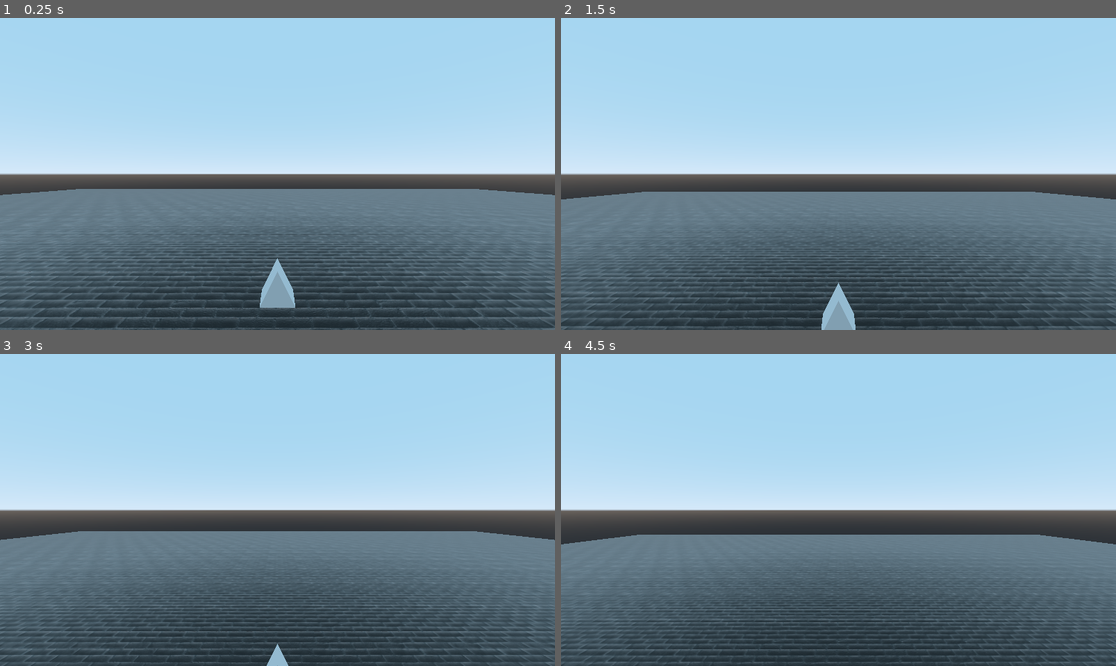
Above: before the commit, frames 1-4 (two rows, left to right).
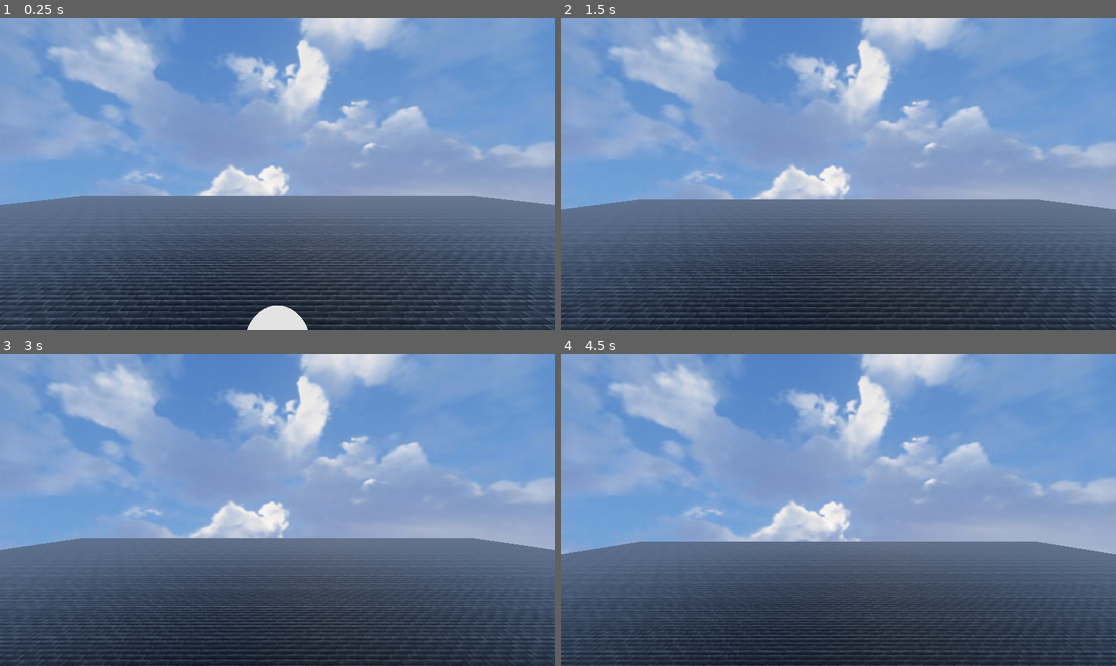
Above: after the commit, the same moments.

Repository: PandaPalumbo/GalacticWarfare
Game: Godot game, scene res://World.tscn
Two runs of this game, one before a commit and one after it. Both use one fixed random seed, a clock stepped at 60 frames per second and the inputs below.
Inputs (mouse positions are in pixels of both pictures, inside the frame that each line leads up to):
- Up to frame 1 (0.25 s): no input
- Up to frame 2 (1.5 s): tap Enter at 0.5 s; move the mouse to (960, 158) at 0.52 s; hold Right (ui_right) 0.53-1.28 s; hold R (rotate) 0.53-1.28 s; click (960, 158) at 0.67 s; tap Space (move_up) at 1.25 s; move the mouse to (727, 189) at 1.27 s; hold Down (ui_down) from 1.28 s (still down); tap M (moveUnit) at 1.35 s; click (727, 189) at 1.42 s
- Up to frame 3 (3 s): tap R (rotate) at 1.55, 2.85 s; tap Enter at 2 s; move the mouse to (333, 441) at 2.02 s; release Down (ui_down) at 2.03 s; hold Right (ui_right) 2.03-2.78 s; hold R (rotate) 2.03-2.78 s; click (333, 441) at 2.17 s; tap Space (move_up) at 2.75 s; move the mouse to (249, 572) at 2.77 s; hold Up (ui_up) from 2.78 s (still down); click (249, 572) at 2.92 s
- Up to frame 4 (4.5 s): tap Enter at 3.5 s; move the mouse to (1005, 556) at 3.52 s; release Up (ui_up) at 3.53 s; hold M (moveUnit) 3.53-4.28 s; hold Left (ui_left) from 3.53 s (still down); click (1005, 556) at 3.67 s; tap R (rotate) at 3.8, 4.35 s; tap Space (move_up) at 4.25 s; move the mouse to (672, 463) at 4.27 s; click (672, 463) at 4.42 s

The runs differ from the first frame. In frame 1, 71% of the frame differs, in the area x 0-100%, y 0-100%; in frame 2, 70%; in frame 3, 70%; in frame 4, 71%.
Error after the commit: Parse Error: Variable "Time" shadows a native class. (res://scripts/DrawLine3D.gd:7)

Commit message:
sphere outline of object on ground when selected

Diff:
--- a/Unit.gd
+++ b/Unit.gd
@@ -11,7 +11,7 @@
 var camera
 const ray_length = 1000
 var originOnSelect
-var moveDistance = 10
+var moveDistance = 6
 
 
 func _ready():
@@ -45,21 +45,22 @@
 
 func handleHighlight():
 	if isHighlighted and !canMove:
-		var children = $Unit.get_children()
+		var children = $CollisionShape/Unit.get_children()
 		for child in children:
 			if child.name == 'outline':
-				$Unit.remove_child(child)
+				$CollisionShape/Unit.remove_child(child)
 				isHighlighted = false
 	else:
 		originOnSelect = global_transform.origin
-		var mesh_outline = $Unit.mesh.create_outline(0.02)
+		var mesh_outline = $CollisionShape/Unit.mesh.create_outline(0.02)
 		var Outline = MeshInstance.new()
 		Outline.name = 'outline'
-		$Unit.add_child(Outline)
+		$CollisionShape/Unit.add_child(Outline)
 		Outline.set_mesh(mesh_outline)
 		var highlightMaterial = load("res://materials/highlight.tres")
 		Outline.set_surface_material(0, highlightMaterial)
 		isHighlighted = true
+		drawMovementArea()
 
 func handleRotation(event):
 	if isHighlighted:
@@ -92,6 +93,25 @@
 				var hit = space_state.intersect_ray(from, to)
 				if hit.size() != 0:
 					var resultPos = Vector3(hit.position.x, global_transform.origin.y, hit.position.z)
-					global_transform.origin = resultPos
 					var distance = originOnSelect.distance_to(resultPos)
+					var distanceRay = space_state.intersect_ray(originOnSelect, resultPos)
+					if distance <= 6:
+						global_transform.origin = resultPos
+
+#					DrawLine3d.DrawLine(originOnSelect, resultPos, Color(1,0,0), 2)
 					print("Distance: %s" % [distance])
+
+
+func drawMovementArea():
+	var area = MeshInstance.new()
+	var sphere = SphereMesh.new()
+	sphere.radius = 8
+	sphere.height = .001
+	sphere = sphere.create_outline(0.02)
+	area.mesh = sphere
+
+	self.get_parent().add_child(area)
+	area.global_transform.origin = $CollisionShape/Unit.global_transform.origin
+	area.global_transform.origin.y -= 0.20
+	var highlightMaterial = load("res://materials/highlight.tres")
+	area.set_surface_material(0, highlightMaterial)
--- a/World.tscn
+++ b/World.tscn
@@ -1,7 +1,8 @@
-[gd_scene load_steps=11 format=2]
+[gd_scene load_steps=14 format=2]
 
 [ext_resource path="res://materials/brickOrange/brick.tres" type="Material" id=1]
 [ext_resource path="res://scripts/Player.gd" type="Script" id=2]
+[ext_resource path="res://Screenshots/_0003_AllSkyFree_Screen_06.jpg" type="Texture" id=3]
 [ext_resource path="res://Unit.gd" type="Script" id=4]
 
 [sub_resource type="SphereShape" id=1]
@@ -14,18 +15,42 @@
 
 [sub_resource type="CubeMesh" id=4]
 
-[sub_resource type="BoxShape" id=7]
+[sub_resource type="BoxShape" id=5]
 extents = Vector3( 0.215265, 0.213395, 0.223039 )
 
-[sub_resource type="PrismMesh" id=5]
-size = Vector3( 0.5, 0.5, 0.5 )
+[sub_resource type="SphereMesh" id=10]
 
-[sub_resource type="SpatialMaterial" id=6]
+[sub_resource type="SpatialMaterial" id=7]
+
+[sub_resource type="PanoramaSky" id=8]
+radiance_size = 0
+panorama = ExtResource( 3 )
+
+[sub_resource type="Environment" id=9]
+background_mode = 2
+background_sky = SubResource( 8 )
+background_color = Color( 0.466667, 0.121569, 0.121569, 1 )
+ambient_light_color = Color( 1, 1, 1, 1 )
+ambient_light_energy = 0.77
+ambient_light_sky_contribution = 0.0
+fog_color = Color( 0, 0, 0, 1 )
 
 [node name="World" type="Spatial"]
 transform = Transform( 0.783215, 0, 0, 0, 0.783215, 0, 0, 0, 0.783215, 0, 0.519873, 0 )
 __meta__ = {
 "_edit_lock_": true
+}
+
+[node name="Selection" type="Spatial" parent="."]
+transform = Transform( 1, 0, 0, 0, 1, 0, 0, 0, 1, -0.00317317, -0.0458137, 0.01378 )
+
+[node name="GridMap" type="GridMap" parent="."]
+cell_size = Vector3( 1, 1, 1 )
+data = {
+"cells": PoolIntArray(  )
+}
+__meta__ = {
+"_editor_clip_": 0
 }
 
 [node name="Player" type="KinematicBody" parent="."]
@@ -42,7 +67,7 @@
 shape = SubResource( 1 )
 
 [node name="Ground" type="StaticBody" parent="."]
-transform = Transform( 1, 0, 0, 0, 1, 0, 0, 0, 1, 0, 0.585989, 0 )
+transform = Transform( 1, 0, 0, 0, 1, 0, 0, 0, 1, 0, -0.316678, 0 )
 collision_layer = 3
 collision_mask = 3
 physics_material_override = SubResource( 2 )
@@ -61,18 +86,13 @@
 script = ExtResource( 4 )
 
 [node name="CollisionShape" type="CollisionShape" parent="Unit"]
-transform = Transform( 1.20978, 0, 0, 0, 1.20389, 0, 0, 0, 1, 0, 0.954428, 0 )
-shape = SubResource( 7 )
+shape = SubResource( 5 )
 
-[node name="Unit" type="CSGMesh" parent="Unit"]
-transform = Transform( 1, 0, 0, 0, 1, 0, 0, 0, 1, 0, 0.951276, 0 )
-mesh = SubResource( 5 )
-material = SubResource( 6 )
+[node name="Unit" type="CSGMesh" parent="Unit/CollisionShape"]
+transform = Transform( 0.5, 0, 0, 0, 0.5, 0, 0, 0, 0.5, 0, 0, 0 )
+mesh = SubResource( 10 )
+material = SubResource( 7 )
 
-[node name="UI" type="Control" parent="."]
-margin_right = 40.0
-margin_bottom = 40.0
-__meta__ = {
-"_edit_use_anchors_": false
-}
+[node name="WorldEnvironment" type="WorldEnvironment" parent="."]
+environment = SubResource( 9 )
 [connection signal="input_event" from="Unit" to="Unit" method="_on_Unit_input_event"]
--- /dev/null
+++ b/camera.gd
@@ -0,0 +1,39 @@
+extends Camera
+
+onready var line = get_node("../../LineRenderer")
+onready var orbit = get_node("../../Orbit")
+var mouseDown = false
+var orbitSpeed = 0.5
+var orbitDir = 0
+
+func _ready():
+	pass
+
+func _process(delta):
+	if orbitDir == 0:
+		orbit.rotate(Vector3(0,1,0), delta * orbitSpeed)
+	elif orbitDir == 1:
+		orbit.rotate(Vector3(0,1,0), -delta * orbitSpeed)
+	if orbitDir == 2:
+		orbit.rotate(Vector3(1,0,0), delta * orbitSpeed)
+	if orbitDir == 3:
+		orbit.rotate(Vector3(1,0,0), -delta * orbitSpeed)
+
+	if Input.is_action_just_pressed("ui_up"):
+		orbitDir = 3
+	if Input.is_action_just_pressed("ui_down"):
+		orbitDir = 2
+	if Input.is_action_just_pressed("ui_left"):
+		orbitDir = 1
+	if Input.is_action_just_pressed("ui_right"):
+		orbitDir = 0
+
+func _input(event):
+	if event is InputEventMouseButton:
+		if !event.pressed:
+			var pickLength = 1
+			var mousePos = event.position
+			var from = project_ray_origin(mousePos)
+			var to = from + project_ray_normal(mousePos) * pickLength
+
+			line.points.append(to)
--- /dev/null
+++ b/main.tscn
@@ -0,0 +1,87 @@
+[gd_scene load_steps=5 format=2]
+
+[ext_resource path="res://LineRenderer/LineRenderer.tscn" type="PackedScene" id=1]
+[ext_resource path="res://line.png" type="Texture" id=2]
+[ext_resource path="res://camera.gd" type="Script" id=3]
+
+[sub_resource type="SpatialMaterial" id=1]
+
+render_priority = 0
+flags_transparent = true
+flags_unshaded = true
+flags_vertex_lighting = false
+flags_no_depth_test = false
+flags_use_point_size = false
+flags_world_triplanar = false
+flags_fixed_size = false
+flags_albedo_tex_force_srgb = false
+vertex_color_use_as_albedo = false
+vertex_color_is_srgb = false
+params_diffuse_mode = 0
+params_specular_mode = 0
+params_blend_mode = 0
+params_cull_mode = 0
+params_depth_draw_mode = 0
+params_line_width = 1.0
+params_point_size = 1.0
+params_billboard_mode = 0
+params_grow = false
+params_use_alpha_scissor = false
+albedo_color = Color( 0.969482, 1, 0.609375, 1 )
+albedo_texture = ExtResource( 2 )
+metallic = 0.0
+metallic_specular = 0.5
+metallic_texture_channel = 0
+roughness = 0.0
+roughness_texture_channel = 0
+emission_enabled = false
+normal_enabled = false
+rim_enabled = false
+clearcoat_enabled = false
+anisotropy_enabled = false
+ao_enabled = false
+depth_enabled = false
+subsurf_scatter_enabled = false
+transmission_enabled = false
+refraction_enabled = false
+detail_enabled = false
+uv1_scale = Vector3( 1, 1, 1 )
+uv1_offset = Vector3( 0, 0, 0 )
+uv1_triplanar = false
+uv1_triplanar_sharpness = 1.0
+uv2_scale = Vector3( 1, 1, 1 )
+uv2_offset = Vector3( 0, 0, 0 )
+uv2_triplanar = false
+uv2_triplanar_sharpness = 1.0
+proximity_fade_enable = false
+distance_fade_enable = false
+_sections_unfolded = [ "Albedo", "Flags" ]
+
+[node name="Spatial" type="Spatial" index="0"]
+
+[node name="LineRenderer" parent="." index="0" instance=ExtResource( 1 )]
+
+material_override = SubResource( 1 )
+_sections_unfolded = [ "Geometry", "Transform", "Visibility" ]
+
+[node name="Orbit" type="Spatial" parent="." index="1"]
+
+_sections_unfolded = [ "Transform" ]
+
+[node name="Camera" type="Camera" parent="Orbit" index="0"]
+
+transform = Transform( 1, 0, 0, 0, 1, 0, 0, 0, 1, 0, 0, 2 )
+keep_aspect = 1
+cull_mask = 1048575
+environment = null
+h_offset = 0.0
+v_offset = 0.0
+doppler_tracking = 0
+projection = 0
+current = false
+fov = 70.0
+size = 1.0
+near = 0.05
+far = 100.0
+script = ExtResource( 3 )
+_sections_unfolded = [ "Transform" ]
--- a/project.godot
+++ b/project.godot
@@ -18,6 +18,10 @@
 config/name="Galactic Warfare"
 run/main_scene="res://World.tscn"
 config/icon="res://icon.png"
+
+[autoload]
+
+DrawLine3d="*res://scripts/DrawLine3D.gd"
 
 [display]
 
--- /dev/null
+++ b/scripts/DrawLine3D.gd
@@ -0,0 +1,97 @@
+extends Node2D
+
+class Line:
+	var Start
+	var End
+	var LineColor
+	var Time
+
+	func _init(Start, End, LineColor, Time):
+		self.Start = Start
+		self.End = End
+		self.LineColor = LineColor
+		self.Time = Time
+
+var Lines = []
+var RemovedLine = false
+
+func _process(delta):
+	for i in range(len(Lines)):
+		Lines[i].Time -= delta
+
+	if(len(Lines) > 0 || RemovedLine):
+		update() #Calls _draw
+		RemovedLine = false
+
+func _draw():
+	var Cam = get_viewport().get_camera()
+	for i in range(len(Lines)):
+		var ScreenPointStart = Cam.unproject_position(Lines[i].Start)
+		var ScreenPointEnd = Cam.unproject_position(Lines[i].End)
+
+		#Dont draw line if either start or end is considered behind the camera
+		#this causes the line to not be drawn sometimes but avoids a bug where the
+		#line is drawn incorrectly
+		if(Cam.is_position_behind(Lines[i].Start) ||
+			Cam.is_position_behind(Lines[i].End)):
+			continue
+
+		draw_line(ScreenPointStart, ScreenPointEnd, Lines[i].LineColor)
+
+	#Remove lines that have timed out
+	var i = Lines.size() - 1
+	while (i >= 0):
+		if(Lines[i].Time < 0.0):
+			Lines.remove(i)
+			RemovedLine = true
+		i -= 1
+
+func DrawLine(Start, End, LineColor, Time = 0.0):
+	Lines.append(Line.new(Start, End, LineColor, Time))
+
+func DrawRay(Start, Ray, LineColor, Time = 0.0):
+	Lines.append(Line.new(Start, Start + Ray, LineColor, Time))
+
+func DrawCube(Center, HalfExtents, LineColor, Time = 0.0):
+	#Start at the 'top left'
+	var LinePointStart = Center
+	LinePointStart.x -= HalfExtents
+	LinePointStart.y += HalfExtents
+	LinePointStart.z -= HalfExtents
+
+	#Draw top square
+	var LinePointEnd = LinePointStart + Vector3(0, 0, HalfExtents * 2.0)
+	DrawLine(LinePointStart, LinePointEnd, LineColor, Time);
+	LinePointStart = LinePointEnd
+	LinePointEnd = LinePointStart + Vector3(HalfExtents * 2.0, 0, 0)
+	DrawLine(LinePointStart, LinePointEnd, LineColor, Time);
+	LinePointStart = LinePointEnd
+	LinePointEnd = LinePointStart + Vector3(0, 0, -HalfExtents * 2.0)
+	DrawLine(LinePointStart, LinePointEnd, LineColor, Time);
+	LinePointStart = LinePointEnd
+	LinePointEnd = LinePointStart + Vector3(-HalfExtents * 2.0, 0, 0)
+	DrawLine(LinePointStart, LinePointEnd, LineColor, Time);
+
+	#Draw bottom square
+	LinePointStart = LinePointEnd + Vector3(0, -HalfExtents * 2.0, 0)
+	LinePointEnd = LinePointStart + Vector3(0, 0, HalfExtents * 2.0)
+	DrawLine(LinePointStart, LinePointEnd, LineColor, Time);
+	LinePointStart = LinePointEnd
+	LinePointEnd = LinePointStart + Vector3(HalfExtents * 2.0, 0, 0)
+	DrawLine(LinePointStart, LinePointEnd, LineColor, Time);
+	LinePointStart = LinePointEnd
+	LinePointEnd = LinePointStart + Vector3(0, 0, -HalfExtents * 2.0)
+	DrawLine(LinePointStart, LinePointEnd, LineColor, Time);
+	LinePointStart = LinePointEnd
+	LinePointEnd = LinePointStart + Vector3(-HalfExtents * 2.0, 0, 0)
+	DrawLine(LinePointStart, LinePointEnd, LineColor, Time);
+
+	#Draw vertical lines
+	LinePointStart = LinePointEnd
+	DrawRay(LinePointStart, Vector3(0, HalfExtents * 2.0, 0), LineColor, Time)
+	LinePointStart += Vector3(0, 0, HalfExtents * 2.0)
+	DrawRay(LinePointStart, Vector3(0, HalfExtents * 2.0, 0), LineColor, Time)
+	LinePointStart += Vector3(HalfExtents * 2.0, 0, 0)
+	DrawRay(LinePointStart, Vector3(0, HalfExtents * 2.0, 0), LineColor, Time)
+	LinePointStart += Vector3(0, 0, -HalfExtents * 2.0)
+	DrawRay(LinePointStart, Vector3(0, HalfExtents * 2.0, 0), LineColor, Time)
Binary file added: line.png
Not shown, added: line.png.import
Binary file added: linerendererdemo.gif
Not shown, added: meshes/nature/naturePack_001.obj
Not shown, added: meshes/nature/naturePack_001.obj.import
Not shown, added: meshes/nature/naturePack_002.obj
Not shown, added: meshes/nature/naturePack_002.obj.import
Not shown, added: meshes/nature/naturePack_003.obj
Not shown, added: meshes/nature/naturePack_003.obj.import
Not shown, added: meshes/nature/naturePack_004.obj
Not shown, added: meshes/nature/naturePack_004.obj.import
Not shown, added: meshes/nature/naturePack_005.obj
(and 369 more such lines)
